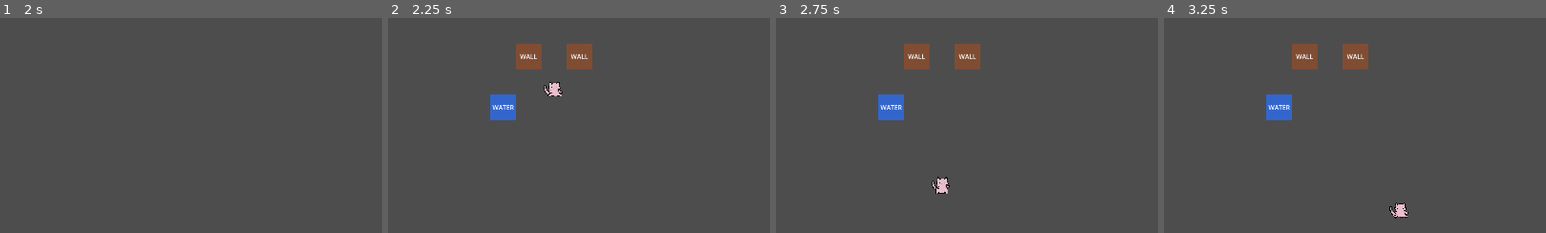
Above: before the commit, frames 1-4 (left to right).
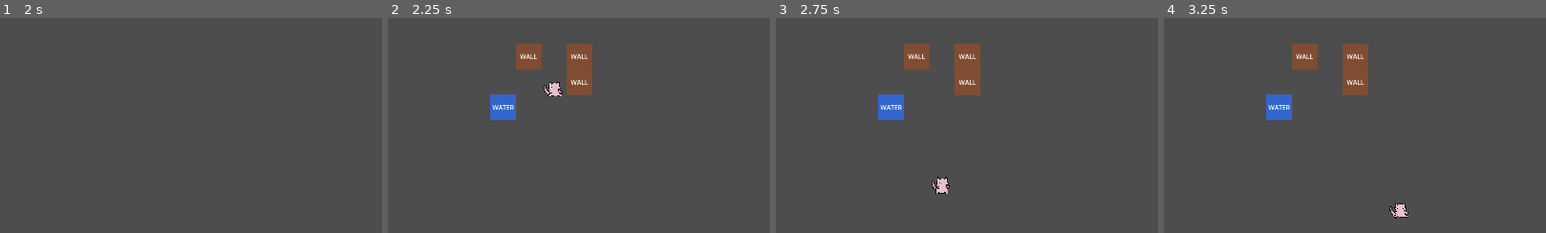
Above: after the commit, the same moments.

Repository: Lem0naise/damaskus
Game: Godot game, scene res://main_menu.tscn
Two runs of this game, one before a commit and one after it. Both use one fixed random seed, a clock stepped at 60 frames per second and the inputs below.
Inputs:
- Up to frame 1 (2 s): click "START" at 0.5 s; tap Enter at 1.25 s; hold Right (ui_right) from 1.28 s (still down)
- Up to frame 2 (2.25 s): release Right (ui_right) at 2.03 s; hold Down (ui_down) from 2.03 s (still down)
- Up to frame 3 (2.75 s): keep holding Down (ui_down)
- Up to frame 4 (3.25 s): release Down (ui_down) at 2.78 s; hold Right (ui_right) from 2.78 s (still down)
The pictures show only the part of the screen within x 13-63%, y 17-67%; the shares and areas given below are measured in that part.

Frame 1 is identical in both runs. In frame 2, 0.8% of the frame differs, in the area x 46-54%, y 24-36%; in frame 3, 0.8%; in frame 4, 0.8%.

Commit message:
Add editor support for GameObject, Wall, and Water classes; enhance grid snapping in editor mode

Diff:
--- a/ingame.tscn
+++ b/ingame.tscn
@@ -54,6 +54,7 @@
 offset_right = 32.0
 offset_bottom = 32.0
 color = Color(0.5, 0.3, 0.2, 1)
+metadata/_edit_use_anchors_ = true
 
 [node name="Label" type="Label" parent="GridVisualizer/TestWall2" unique_id=524436542]
 offset_left = -24.0
@@ -62,6 +63,28 @@
 offset_bottom = 11.0
 text = "WALL"
 horizontal_alignment = 1
+metadata/_edit_use_anchors_ = true
+
+[node name="TestWall3" type="Node2D" parent="GridVisualizer" unique_id=259760287]
+position = Vector2(416, 289)
+script = ExtResource("5_wall")
+
+[node name="Sprite" type="ColorRect" parent="GridVisualizer/TestWall3" unique_id=197068206]
+offset_left = -32.0
+offset_top = -32.0
+offset_right = 32.0
+offset_bottom = 32.0
+color = Color(0.5, 0.3, 0.2, 1)
+metadata/_edit_use_anchors_ = true
+
+[node name="Label" type="Label" parent="GridVisualizer/TestWall3" unique_id=1933204903]
+offset_left = -24.0
+offset_top = -12.0
+offset_right = 24.0
+offset_bottom = 11.0
+text = "WALL"
+horizontal_alignment = 1
+metadata/_edit_use_anchors_ = true
 
 [node name="TestWater" type="Node2D" parent="GridVisualizer" unique_id=1628597802]
 position = Vector2(224, 352)
--- a/scripts/objects/GameObject.gd
+++ b/scripts/objects/GameObject.gd
@@ -1,8 +1,13 @@
+@tool
 extends Node2D
 class_name GameObject
 
+# Grid configuration (must match GridManager)
+const TILE_SIZE = 64
+const GRID_OFFSET = Vector2.ZERO
+
 # Grid references
-@onready var grid_manager: GridManager = get_node("/root/Ingame/GridManager")
+@onready var grid_manager: GridManager = get_node_or_null("/root/Ingame/GridManager")
 
 # Grid position
 var grid_position: Vector2i = Vector2i.ZERO
@@ -12,11 +17,36 @@
 var is_pushable: bool = false  # Can be pushed
 var object_type: String = "base"  # Type identifier for future extension
 
+# Editor snapping
+var last_position: Vector2 = Vector2.ZERO
+
 func _ready():
-	# Calculate grid position from world position
-	if grid_manager:
-		grid_position = grid_manager.world_to_grid(global_position)
-		register_with_grid()
+	if Engine.is_editor_hint():
+		# In editor - snap to grid immediately
+		snap_to_grid_editor()
+	else:
+		# In game - calculate grid position and register
+		if grid_manager:
+			grid_position = grid_manager.world_to_grid(global_position)
+			register_with_grid()
+
+func _process(_delta):
+	if Engine.is_editor_hint():
+		# Snap to grid when moved in editor
+		if position != last_position:
+			snap_to_grid_editor()
+			last_position = position
+
+func snap_to_grid_editor():
+	# Snap position to nearest grid cell center
+	var adjusted_pos = position - GRID_OFFSET
+	var grid_x = round(adjusted_pos.x / TILE_SIZE)
+	var grid_y = round(adjusted_pos.y / TILE_SIZE)
+	position = Vector2(
+		grid_x * TILE_SIZE + TILE_SIZE / 2.0,
+		grid_y * TILE_SIZE + TILE_SIZE / 2.0
+	) + GRID_OFFSET
+	last_position = position
 
 func register_with_grid():
 	# Register this object with the grid manager
--- a/scripts/objects/Wall.gd
+++ b/scripts/objects/Wall.gd
@@ -1,3 +1,4 @@
+@tool
 extends GameObject
 class_name Wall
 
--- a/scripts/objects/Water.gd
+++ b/scripts/objects/Water.gd
@@ -1,3 +1,4 @@
+@tool
 extends GameObject
 class_name Water
 
